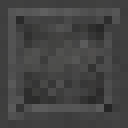
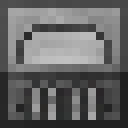
Layered file, before and after one edit (128 × 128). Changes by layer:
added layer "Layer 31" above "furnace_front_off" over [32, 88, 96, 120]
added layer "furnace_front_off" above "Layer 26" over [16, 24, 112, 120]
added layer "Layer 26" above "Layer 27" over [0, 120, 128, 128]
added layer "machineSide" above "Layer 19" over [0, 0, 128, 128]
hid "Layer 16" over [0, 0, 128, 128]
hid "Layer 15" over [0, 0, 128, 128]
hid "Layer 5" over [0, 0, 128, 128]
